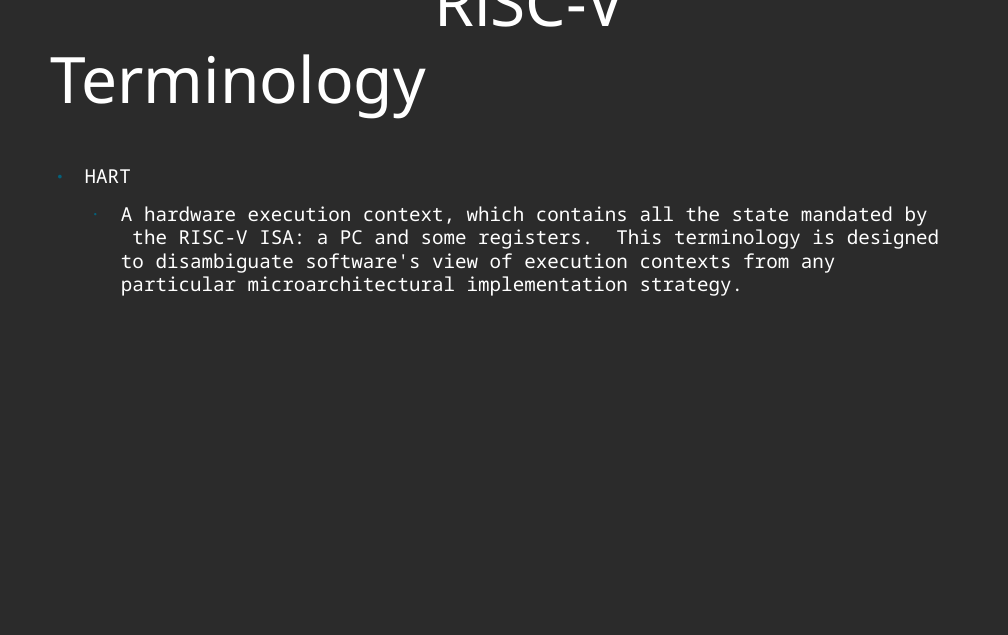
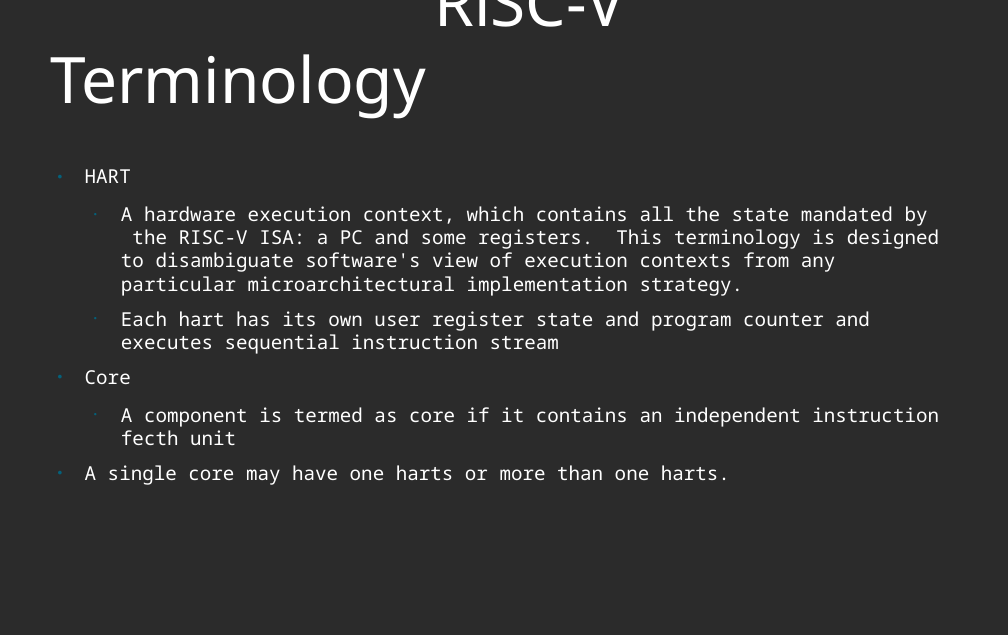
Before and after one commit to murthuja1708/desd_class, a slide deck: slide 4 of RISCV.odp. Drawn at 1008x635 pixels with LibreOffice and Linux fonts; fonts in the diff are those of the drawing; background and template pictures are left out; a plain dark background stands for a picture behind light text. Boxes give left, top, right and bottom in pixels: in the first picture for what was removed or moved away, otherwise in the second. Text is boxed around its words. In the diff, an @@ line names an element or a change of style, - is before the commit and + after.

```diff
--- a/RISCV.odp
+++ b/RISCV.odp
@@ text at bbox=[85, 311, 939, 485]: paragraphs added @@
+  • Each hart has its own user register state and program counter and executes sequential instruction stream
+● Core
+  • A component is termed as core if it contains an independent instruction fecth unit
+● A single core may have one harts or more than one harts.
```
Also in this commit, not shown: 4 other slides changed, 3 slides removed.
